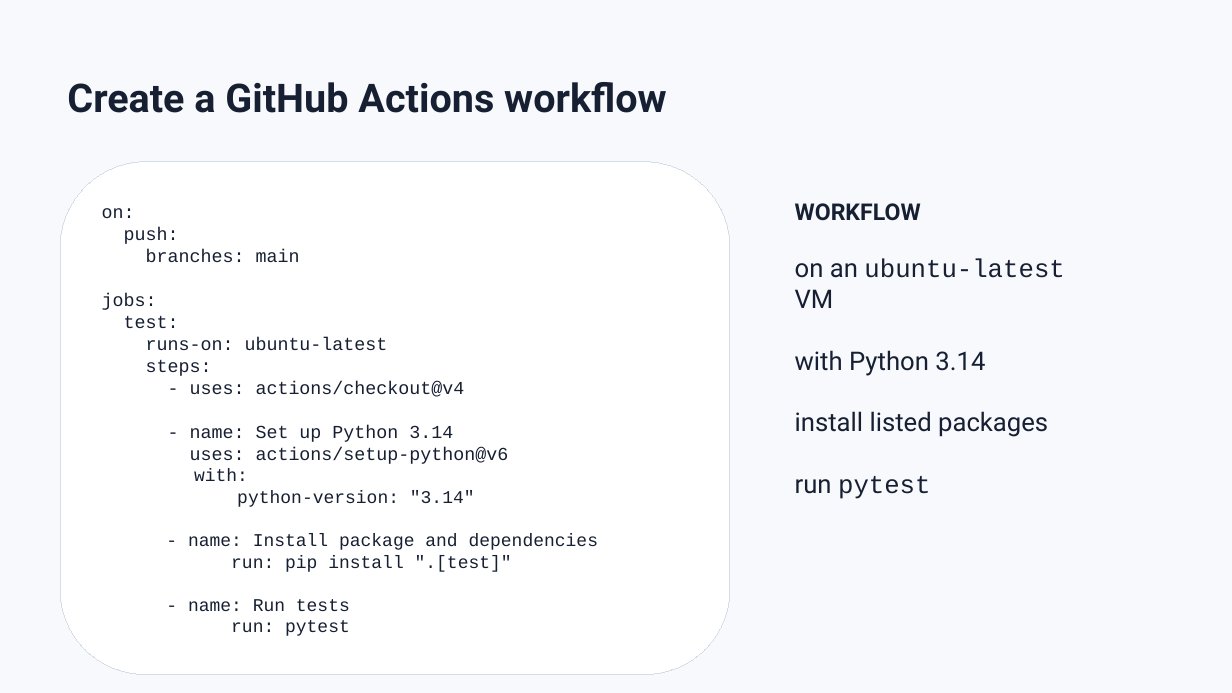
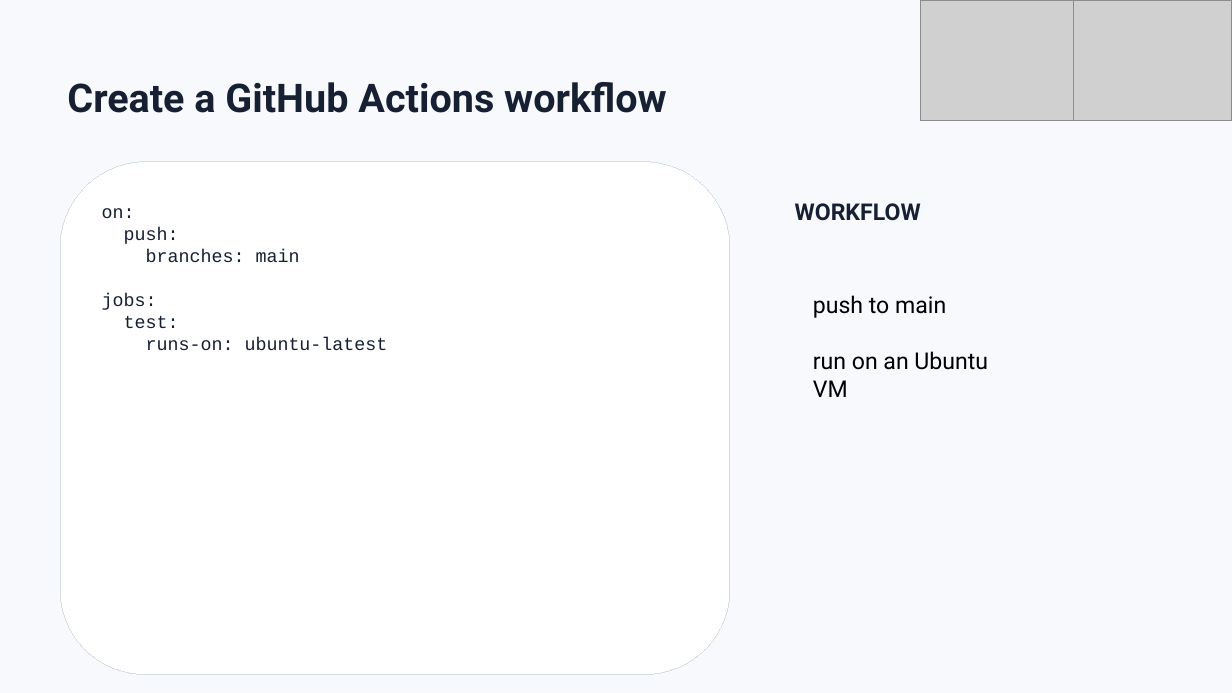
Before and after one commit to rbesenczi/my_ols, a slide deck: slide 29 of presentation/how_to_test_your_code.pptx (slide 27 before the commit). Drawn at 1232x693 pixels with LibreOffice and Linux fonts; fonts in the diff are those of the drawing; grey boxes stand for pictures. Boxes give left, top, right and bottom in pixels: in the first picture for what was removed or moved away, otherwise in the second. Text is boxed around its words. In the diff, an @@ line names an element or a change of style, - is before the commit and + after.

```diff
--- a/presentation/how_to_test_your_code.pptx
+++ b/presentation/how_to_test_your_code.pptx
@@ picture added at (921, 0, 1074, 121) @@
@@ picture added at (1074, 0, 1232, 121) @@
@@ text removed at (795, 259, 1064, 499) @@
-on an ubuntu-latest VM
-with Python 3.14
-install listed packages
-run pytest
@@ text added at (813, 295, 988, 397), 18 pt, text #000000 @@
+push to main
+run on an Ubuntu VM
@@ text in rounded rectangle at (146, 360, 598, 636): paragraphs removed @@
-steps:
-- uses: actions/checkout@v4
-- name: Set up Python 3.14
-uses: actions/setup-python@v6
-with:
-python-version: "3.14"
-- name: Install package and dependencies
-run: pip install ".[test]"
-- name: Run tests
-run: pytest
```
Also in this commit, not shown: 35 other slides changed, 11 slides added.
